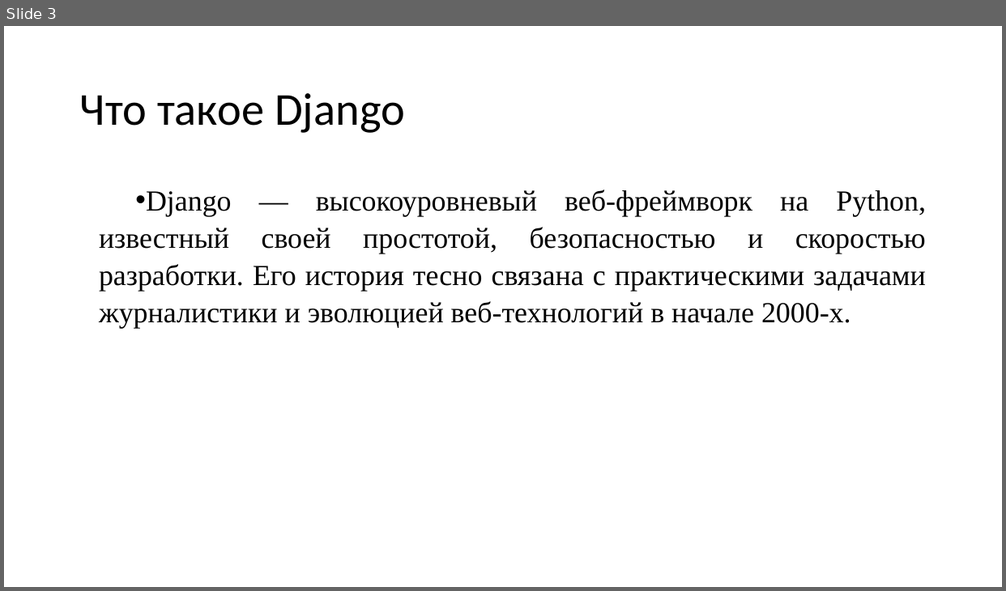
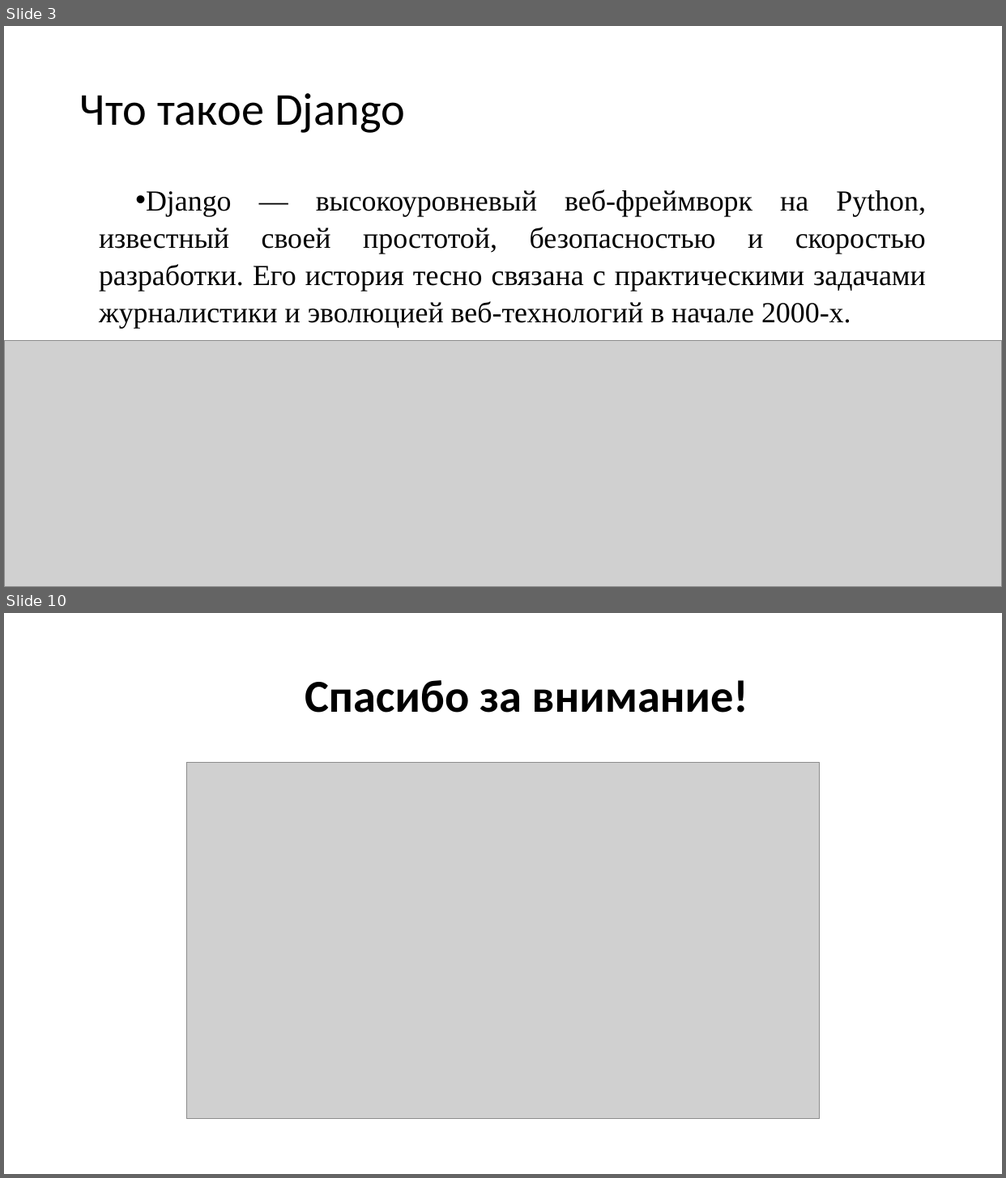
Before and after one commit to CallaghanSpirit/Diploma, a slide deck: Диплом/Мой/Презентация.pptx. Shown one above the other, each under a label of ours: slide 3 before the commit, slides 3 and 10 after it; the slides between them are not shown. The pictures are 1006x591 and 1006x1178 pixels, drawn with LibreOffice and Linux fonts; fonts in the diff are those of the drawing; grey boxes stand for pictures. Boxes give left, top, right and bottom in pixels: in the first picture for what was removed or moved away, otherwise in the second. Text is boxed around its words. In the diff, an @@ line names an element or a change of style, - is before the commit and + after.

```diff
--- a/Диплом/Мой/Презентация.pptx
+++ b/Диплом/Мой/Презентация.pptx
@@ slide 10 added at [4,613,1002,1174], background #FFFFFF @@
@@ title added at [305,680,748,713], 44 pt, text #000000, bold @@
+Спасибо за внимание!
@@ picture added at [187,763,820,1119] @@
@@ slide 3 changed as well @@
@@ picture added at [4,340,1002,587] @@
```
Also in this commit, not shown: 2 other slides changed, 6 other slides added, 2 other files.
